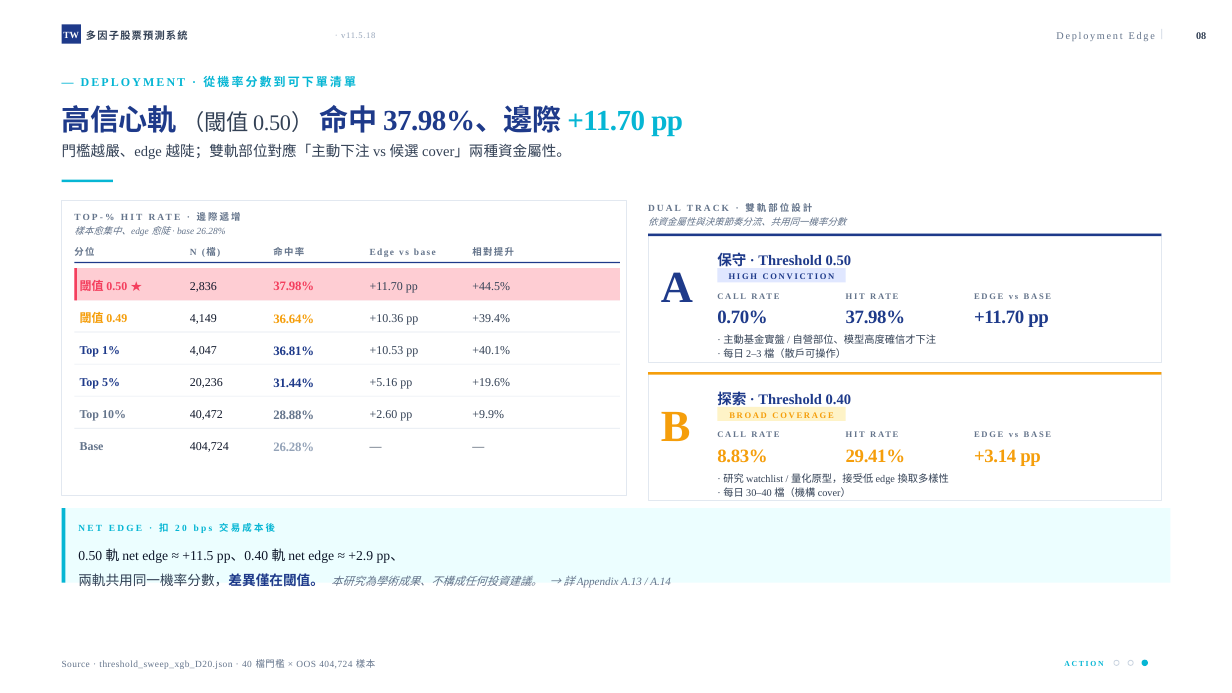
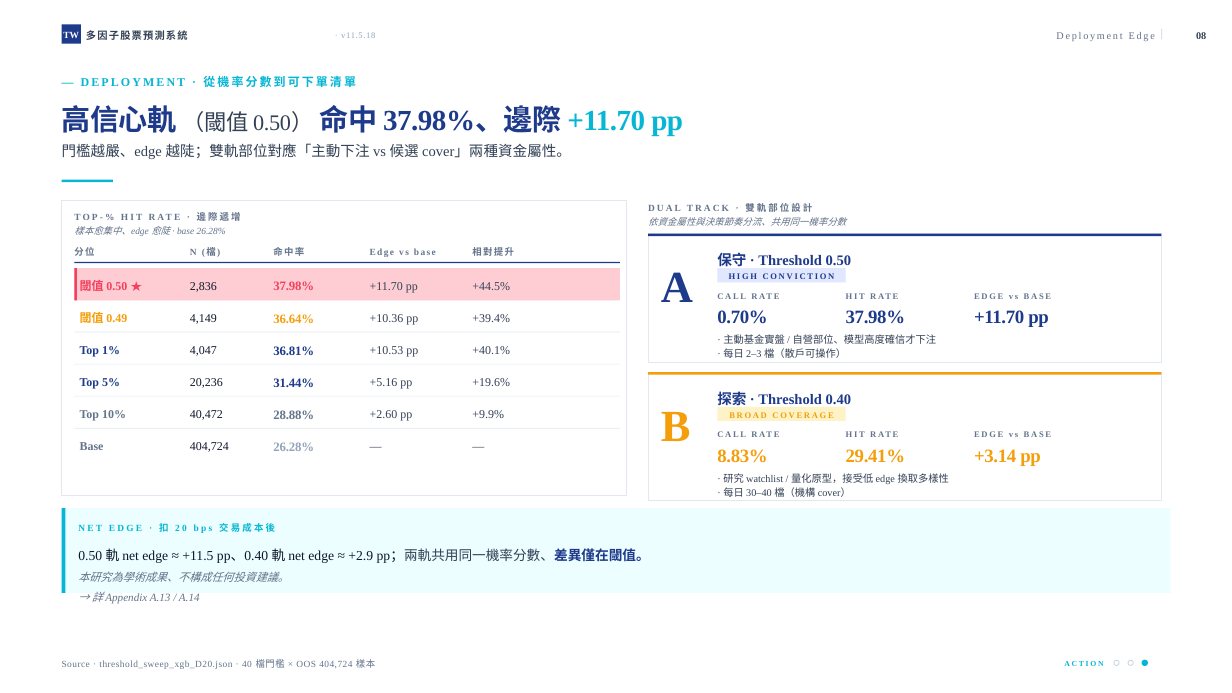
Before and after one commit to andychen050229-cell/taiwan-stock-multifactor, a slide deck: slide 8 of 台股多因子預測系統_v11.5.18_課堂簡報.pptx. Drawn at 1232x693 pixels with LibreOffice and Linux fonts; fonts in the diff are those of the drawing. Boxes give left, top, right and bottom in pixels: in the first picture for what was removed or moved away, otherwise in the second. Text is boxed around its words. In the diff, an @@ line names an element or a change of style, - is before the commit and + after.

```diff
--- a/台股多因子預測系統_v11.5.18_課堂簡報.pptx
+++ b/台股多因子預測系統_v11.5.18_課堂簡報.pptx
@@ rectangle: place and size @@
-rectangle at box(62, 508, 1170, 583)
+rectangle at box(62, 508, 1170, 593)
@@ rectangle: place and size @@
-rectangle at box(62, 508, 65, 583)
+rectangle at box(62, 508, 65, 593)
@@ text at box(78, 548, 650, 582): text changed @@
-0.50 軌 net edge ≈ +11.5 pp、0.40 軌 net edge ≈ +2.9 pp、
-兩軌共用同一機率分數，差異僅在閾值。 本研究為學術成果、不構成任何投資建議。 → 詳 Appendix A.13 / A.14
+0.50 軌 net edge ≈ +11.5 pp、0.40 軌 net edge ≈ +2.9 pp；兩軌共用同一機率分數、差異僅在閾值。
+本研究為學術成果、不構成任何投資建議。
+→ 詳 Appendix A.13 / A.14
```
Also in this commit, not shown: 2 other slides changed, 8 other files.
